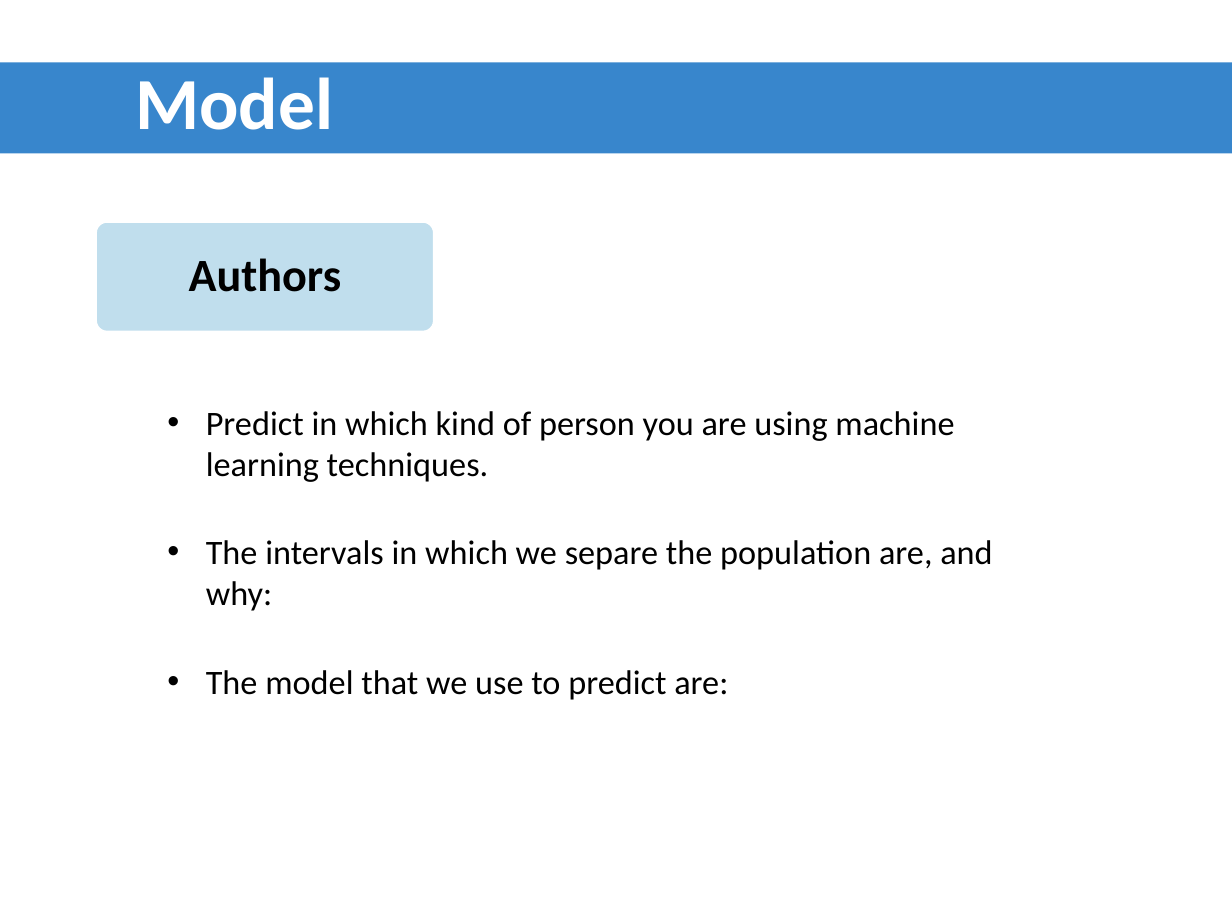
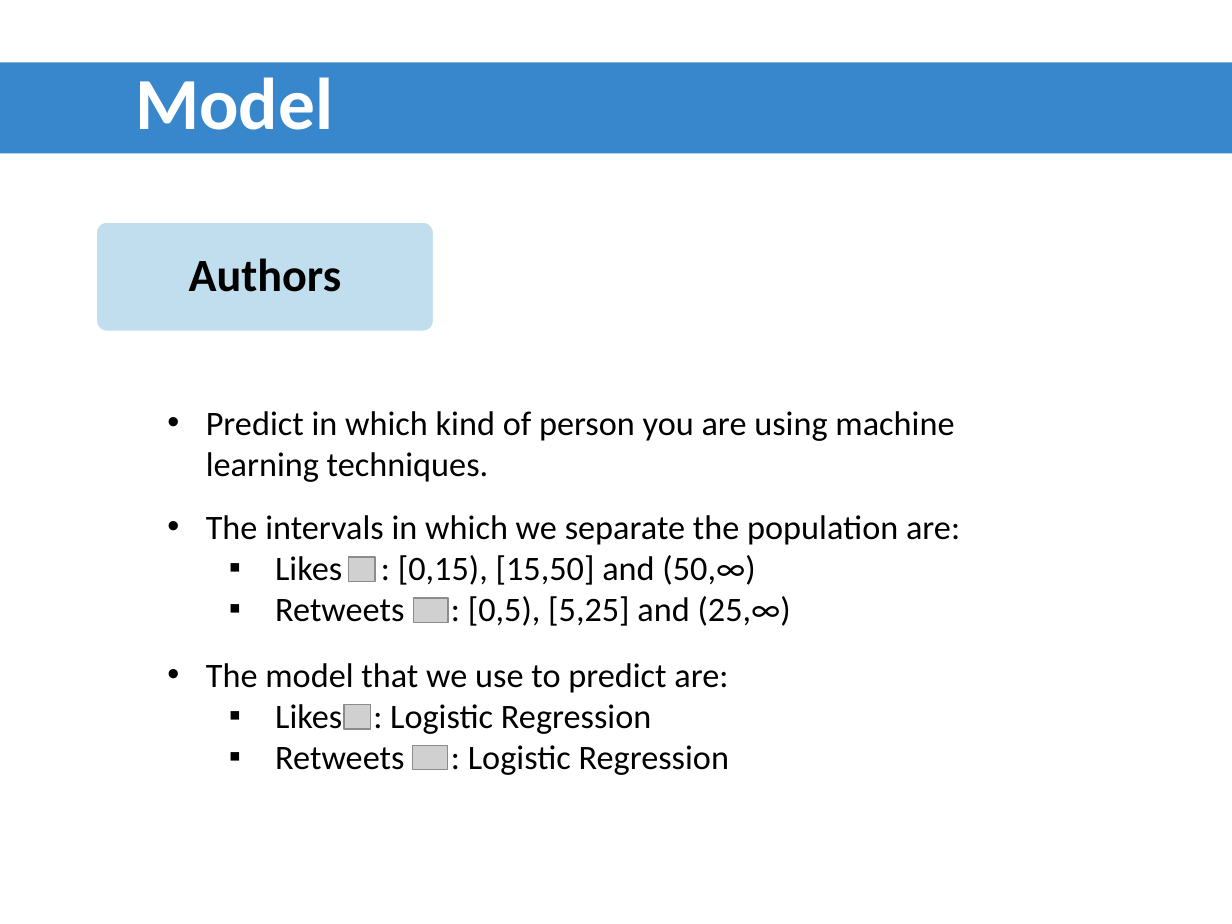
Before and after one commit to ADS2018UB/tweempact, a slide deck: slide 8 of Presentation/development.pptx (slide 9 before the commit). Drawn at 1232x924 pixels with LibreOffice and Linux fonts; fonts in the diff are those of the drawing; grey boxes stand for pictures; background and template pictures are left out. Boxes give left, top, right and bottom in pixels: in the first picture for what was removed or moved away, otherwise in the second. Text is boxed around its words. In the diff, an @@ line names an element or a change of style, - is before the commit and + after.

Commit message:
part de model afegida

```diff
--- a/Presentation/development.pptx
+++ b/Presentation/development.pptx
@@ text at (206,515,960,626): text changed @@
-• The intervals in which we separe the population are, and why:
+• The intervals in which we separate the population are:
+  ▪ Likes : [0,15), [15,50] and (50,∞)
+  ▪ Retweets : [0,5), [5,25] and (25,∞)
@@ picture added at (349,557,376,582) @@
@@ picture added at (413,598,447,622) @@
@@ text "The model that we use ...": place and size @@
-text "The model that we use ..." at (206,670,728,700)
+text "The model that we use ..." at (206,663,729,775)
@@ text at (275,704,729,775): paragraphs added @@
+  ▪ Likes : Logistic Regression
+  ▪ Retweets : Logistic Regression
@@ picture added at (344,705,371,729) @@
@@ picture added at (413,745,447,770) @@
```
Also in this commit, not shown: 1 other slide changed, 2 slides added, 2 slides removed.
